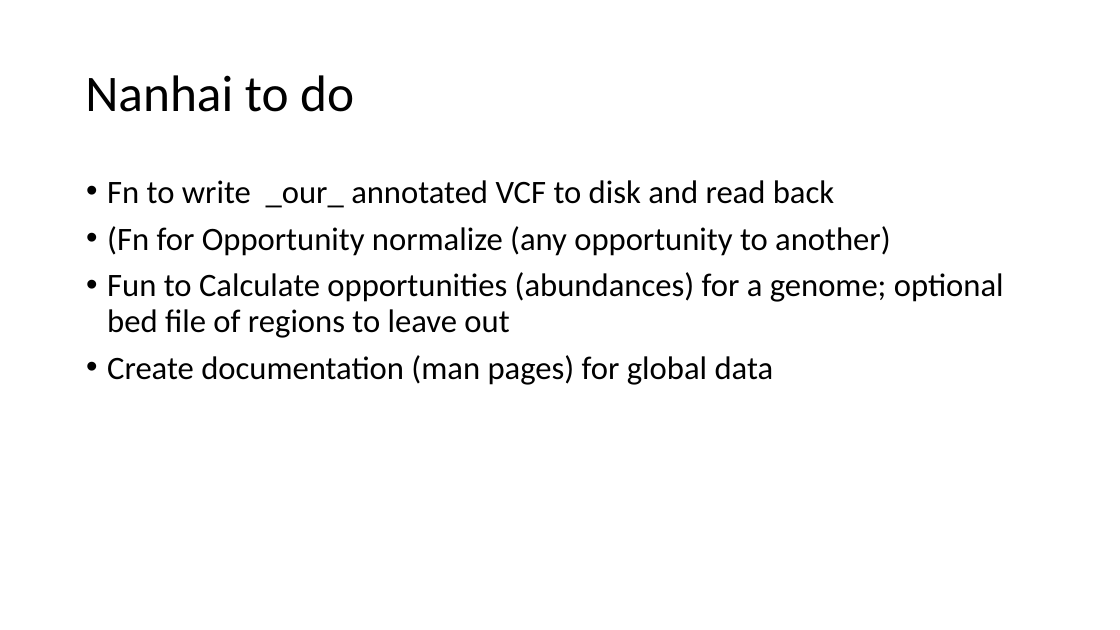
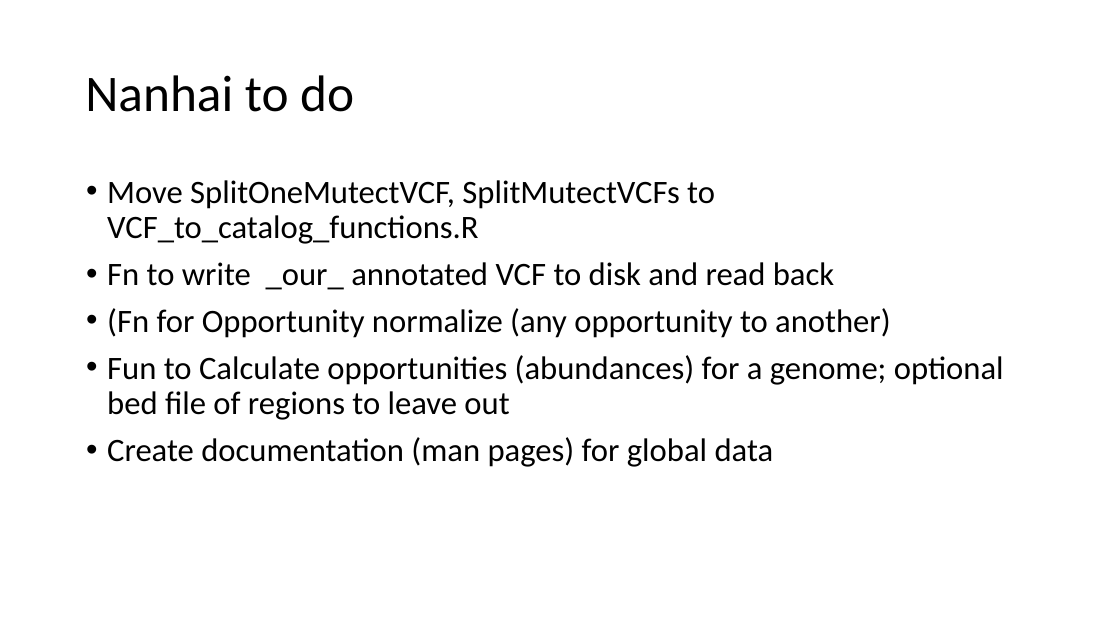
Before and after one commit to steverozen/ICAMS, a slide deck: slide 4 of data-raw/ICAMS-overview.pptx. Drawn at 1120x630 pixels with LibreOffice and Linux fonts; fonts in the diff are those of the drawing. Boxes give left, top, right and bottom in pixels: in the first picture for what was removed or moved away, otherwise in the second. Text is boxed around its words. In the diff, an @@ line names an element or a change of style, - is before the commit and + after.

Commit message:
update to powerpoint

```diff
--- a/data-raw/ICAMS-overview.pptx
+++ b/data-raw/ICAMS-overview.pptx
@@ text at [107,180,715,244]: paragraph added @@
+• Move SplitOneMutectVCF, SplitMutectVCFs to VCF_to_catalog_functions.R
```
